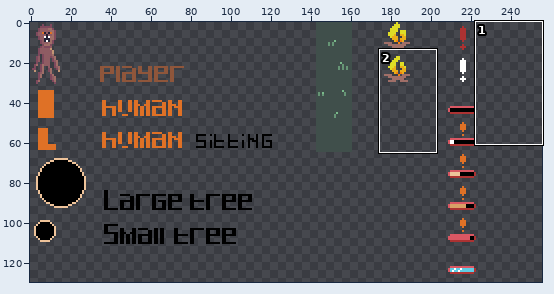
Two states of a pixel-art file, src/assets/spritesheet.aseprite. The picture above shows the old version from afar; the outline marks the close-up.
Close-up. As it was:
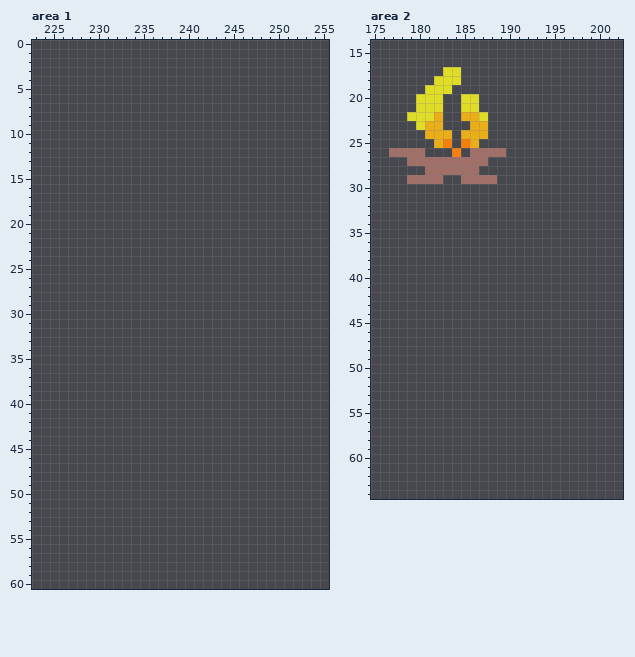
256x256 pixels, 1 frame. Shown: area 1: x 223..255, y 0..60; area 2: x 175..202, y 14..64. The wide view leaves out empty margins.
Now the later version:
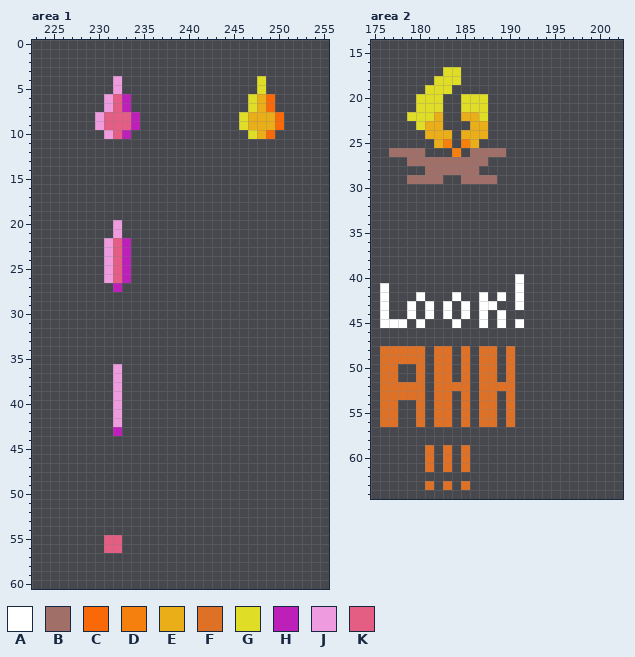
Palette (. is transparent): A #ffffff  B #a06f68  C #fa6907  D #f5800d  E #eaae19  F #df7126  G #dfdd26  H #bc20b9  J #ee9bdf  K #e45e84
Changes in this commit:
Changed rows in their new state; - is an unchanged pixel.
Area 1, layer "Layer 1":
first column x 230:
 4 --J---------------G--
 5 --J---------------G--
 6 -JKH-------------GEC-
 7 -JKH-------------GEC-
 8 JKKKH-----------GEEEC
 9 JKKKH-----------GEEEC
10 -JKH-------------GEC-
first column x 231:
20 -J-
21 -J-
22 JKH
23 JKH
24 JKH
25 JKH
26 JKH
27 -H-
first column x 232:
36 J
37 J
38 J
39 J
40 J
41 J
42 J
43 H
first column x 231:
55 KK
56 KK
Area 2, layer "Layer 1":
first column x 187:
20 G
21 G
first column x 176:
40 ---------------A
41 A--------------A
42 A---A---A--A-A-A
43 A--A-A-A-A-AA--A
44 A--A-A-A-A-A-A--
45 AAA-A---A--A-A-A
48 FFFFF-FF-F-FF-F-
49 FFFFF-FF-F-FF-F-
50 FF--F-FF-F-FF-F-
51 FF--F-FF-F-FF-F-
52 FFFFF-FFFF-FFFF-
53 FFFFF-FF-F-FF-F-
54 FF--F-FF-F-FF-F-
55 FF--F-FF-F-FF-F-
56 FF--F-FF-F-FF-F-
59 -----F-F-F------
60 -----F-F-F------
61 -----F-F-F------
63 -----F-F-F------
Where, in picture pixels (left, top, right, bottom), the same in both close-ups:
added: (95, 76, 140, 139)
added: (239, 76, 284, 139)
added: (104, 220, 131, 292)
added: (113, 364, 122, 436)
added: (104, 535, 122, 553)
added: (479, 94, 488, 112)
added: (380, 274, 524, 490)
